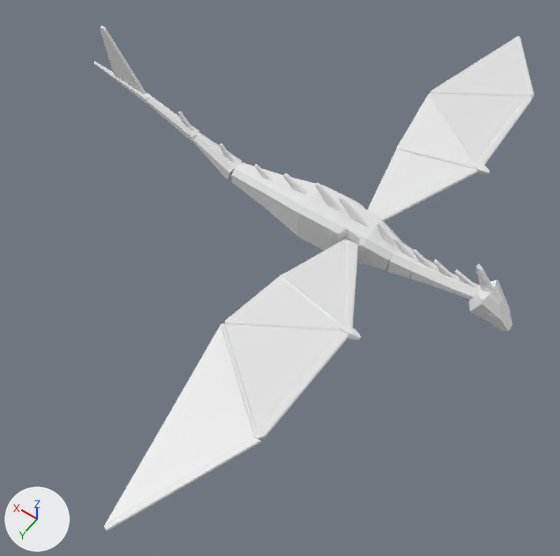
What one commit did to the OBJ model models/spacedragon.obj.
Both versions are drawn from a camera (50 mm lens) standing at (-7.7, 16.3, 21.5) and looking at (2.4, 2.2, -0.6). Arrows for +X, +Y and +Z are at lower left; the lights stay in place. Where no turn or scale is listed for an object, it has been applied to the vertices. Vertices at the same position are counted once.

In view in the first picture: 'spacedragon'.
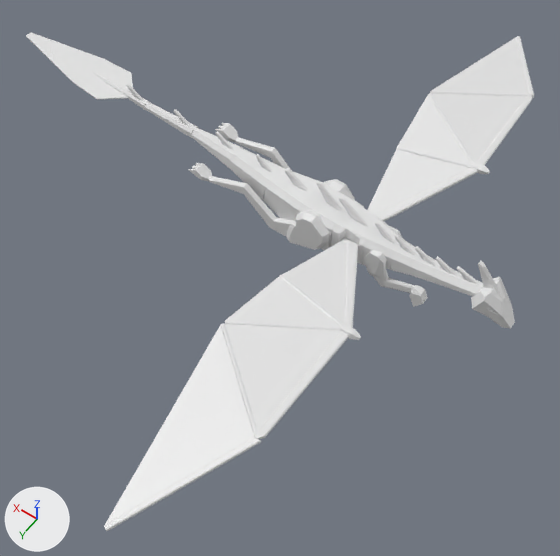
Commit message: newest spacedragon model

Location of each change, (x1, y1, x2, y2) in pixels of the pictures (560 x 556 px; the box of a moved part takes in the faces that stretch with it):
'spacedragon', reshaped (15% wider): before (94, 26, 534, 531); after (26, 32, 534, 531)
part 1 of me_spacedragon, added: after (189, 163, 329, 250)
part 2 of me_spacedragon, added: after (215, 123, 355, 200)
part 3 of me_spacedragon, moved or reshaped: before (94, 26, 512, 331); after (26, 32, 515, 329)

What changed in the scene script:
```text
Change me_spacedragon:
    used by ob_spacedragon; location = (0.0, 0.0, 0.0)
    remove me_spacedragon.from_pydata(...)  # 924 vertices, 1784 faces; spans x -5.4..12.8, y -12.9..13.0, z 0.0..4.8
    add me_spacedragon.from_pydata(...)  # 1278 vertices, 2476 faces; spans x -5.4..16.6, y -12.9..13.0, z -0.4..2.7
    me_spacedragon part 1: a new loose piece of 96 vertices spanning x 1.3..7.4, y 0.6..1.1, z 0.0..1.8
    me_spacedragon part 2: a new loose piece of 96 vertices spanning x 1.3..7.5, y -1.1..-0.6, z 0.2..2.0
    me_spacedragon part 3: 280 vertices moved from x -5.4..12.0, y -0.8..0.8, z 0.0..4.8 to x -5.4..11.1, y -0.8..0.8, z 0.0..2.6; 141 vertices removed from x -4.5..12.8, y -0.8..0.8, z 0.0..4.8; 231 vertices added at x -4.7..16.6, y -1.0..1.0, z -0.3..2.7
```
